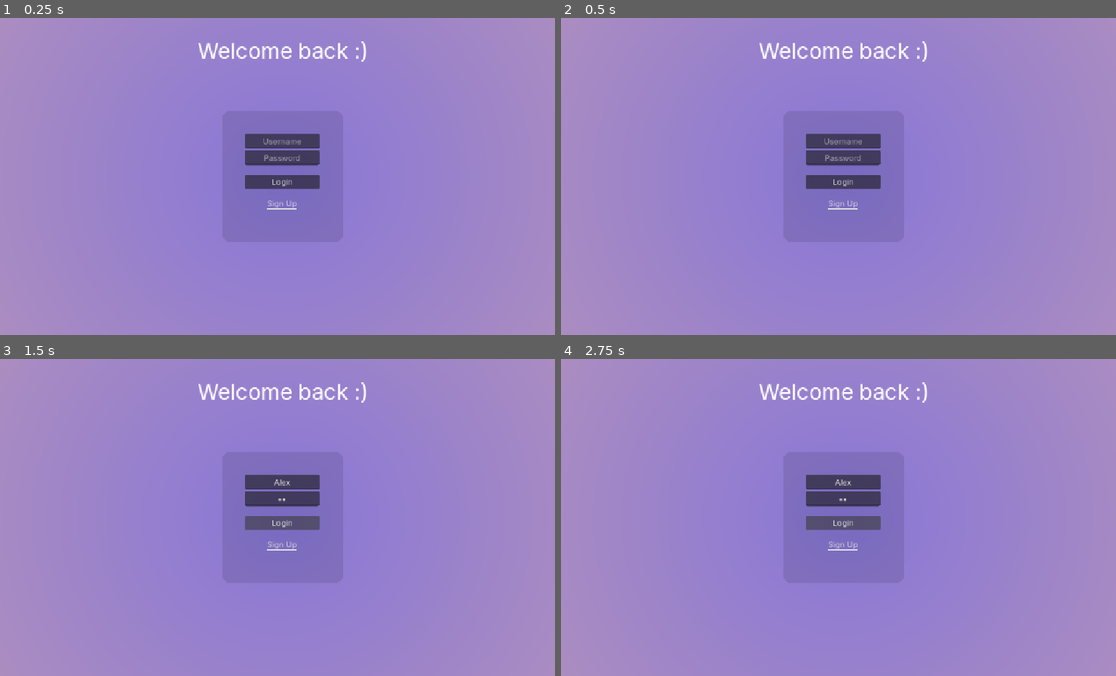
Above: before the commit, frames 1-4 (two rows, left to right).
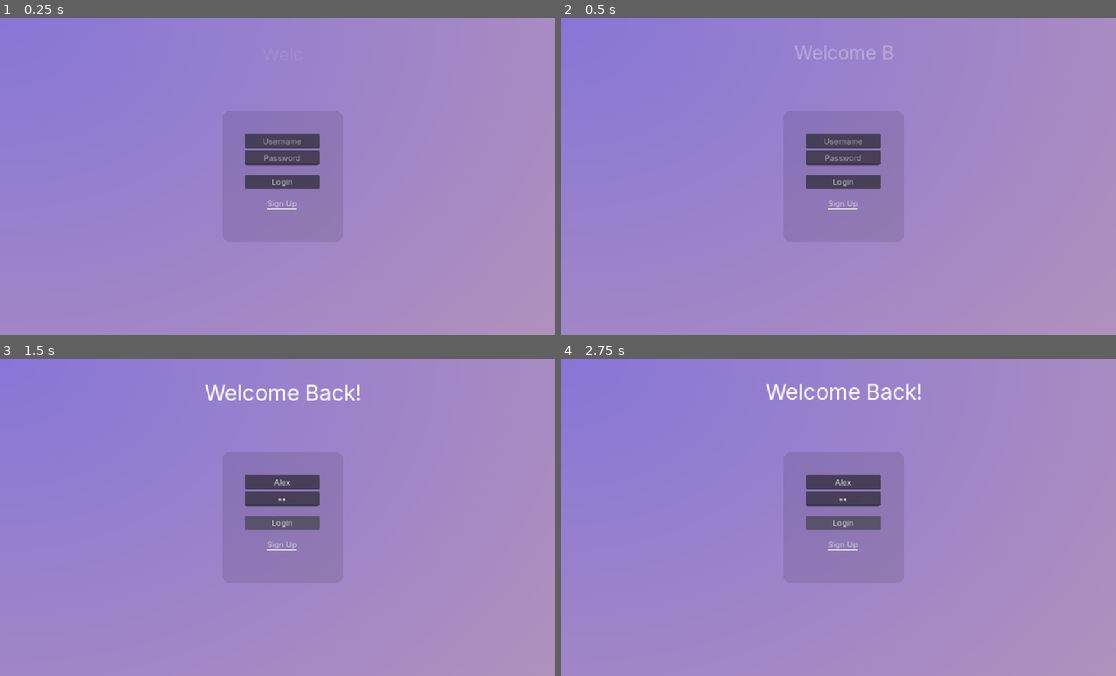
Above: after the commit, the same moments.

Repository: clride/Pernu
Game: Godot game, scene res://UI/Login/login.tscn
Same seed, same stepped clock (60 frames per second), same inputs: the game is played once before the commit and once after it.
Inputs (mouse positions are in pixels of both pictures, inside the frame that each line leads up to):
- Up to frame 1 (0.25 s): no input
- Up to frame 2 (0.5 s): no input
- Up to frame 3 (1.5 s): click (283, 482) at 0.52 s; type "Alex" at 0.6 s; click (283, 498) at 0.75 s; type "12" at 0.83 s; click "Login" at 1.25 s
- Up to frame 4 (2.75 s): click "Login" at 2 s

The runs differ from the first frame. In frame 1, 2.9% of the frame differs, in the area x 0-67%, y 0-30%; in frame 2, 3.0%; in frame 3, 3.1%; in frame 4, 3.0%.

Commit message:
Fix Scaling and add intro

Diff:
--- a/app/Objects/Globals/config.gd
+++ b/app/Objects/Globals/config.gd
@@ -1,3 +1,6 @@
 extends Node
 
-const ENDPOINT_URL = "127.0.0.1"
+const ENDPOINT_URL: String = "127.0.0.1"
+
+var username: String = ""
+var password: String = ""
--- /dev/null
+++ b/app/UI/Chat/chat.tscn
@@ -0,0 +1,47 @@
+[gd_scene format=3 uid="uid://cpuuiy4wqpu4u"]
+
+[ext_resource type="PackedScene" uid="uid://qkrm0m368upr" path="res://UI/Login/background.tscn" id="1_u4wwk"]
+
+[node name="Chat" type="Control" unique_id=1868083925]
+layout_mode = 3
+anchors_preset = 15
+anchor_right = 1.0
+anchor_bottom = 1.0
+grow_horizontal = 2
+grow_vertical = 2
+
+[node name="Background" parent="." unique_id=1585861469 instance=ExtResource("1_u4wwk")]
+layout_mode = 1
+grow_horizontal = 1
+grow_vertical = 1
+
+[node name="Scroll" type="ScrollContainer" parent="." unique_id=1539423603]
+layout_mode = 1
+anchors_preset = -1
+anchor_left = 0.26041666
+anchor_top = 0.043209877
+anchor_right = 0.6979167
+anchor_bottom = 0.86882716
+offset_left = -20.0
+offset_top = -20.0
+offset_right = 20.0
+offset_bottom = 20.0
+grow_horizontal = 2
+grow_vertical = 2
+metadata/_edit_use_anchors_ = true
+
+[node name="VBoxContainer" type="VBoxContainer" parent="Scroll" unique_id=1722533064]
+layout_mode = 2
+metadata/_edit_use_anchors_ = true
+
+[node name="LineEdit" type="LineEdit" parent="." unique_id=1266123946]
+layout_mode = 1
+anchors_preset = -1
+anchor_left = 0.24300002
+anchor_top = 0.901
+anchor_right = 0.71500003
+anchor_bottom = 0.98800004
+offset_left = 0.06399536
+offset_top = -0.84802246
+offset_right = 0.3199463
+offset_bottom = -0.22399902
--- /dev/null
+++ b/app/UI/Login/background.tscn
@@ -0,0 +1,25 @@
+[gd_scene format=3 uid="uid://qkrm0m368upr"]
+
+[sub_resource type="Gradient" id="Gradient_d5pl2"]
+colors = PackedColorArray(0.5294118, 0.4627451, 0.84313726, 1, 0.80784315, 0.6392157, 0.6666667, 1)
+
+[sub_resource type="GradientTexture2D" id="GradientTexture2D_6hqrn"]
+gradient = SubResource("Gradient_d5pl2")
+width = 3440
+height = 2560
+use_hdr = true
+fill = 1
+fill_from = Vector2(0.5, 0.5)
+repeat = 2
+
+[node name="Background" type="TextureRect" unique_id=1585861469]
+z_index = -10
+anchors_preset = 15
+anchor_right = 1.0
+anchor_bottom = 1.0
+grow_horizontal = 2
+grow_vertical = 2
+mouse_filter = 2
+texture = SubResource("GradientTexture2D_6hqrn")
+expand_mode = 1
+stretch_mode = 3
--- /dev/null
+++ b/app/UI/Login/intro.gd
@@ -0,0 +1,6 @@
+extends AnimationPlayer
+
+
+# Called when the node enters the scene tree for the first time.
+func _ready() -> void:
+	play("Intro")
--- a/app/UI/Login/login.tscn
+++ b/app/UI/Login/login.tscn
@@ -1,23 +1,123 @@
 [gd_scene format=3 uid="uid://ctylr1aydvbrg"]
 
 [ext_resource type="Shader" uid="uid://cmufv52v2tspl" path="res://Assets/Shaders/Liquidglass.gdshader" id="1_6hqrn"]
-
-[sub_resource type="Gradient" id="Gradient_d5pl2"]
-colors = PackedColorArray(0.5294118, 0.4627451, 0.84313726, 1, 0.80784315, 0.6392157, 0.6666667, 1)
-
-[sub_resource type="GradientTexture2D" id="GradientTexture2D_6hqrn"]
-gradient = SubResource("Gradient_d5pl2")
-width = 1865
-height = 1797
-fill = 1
-fill_from = Vector2(0.5, 0.5)
-repeat = 2
+[ext_resource type="PackedScene" uid="uid://qkrm0m368upr" path="res://UI/Login/background.tscn" id="1_i86tc"]
+[ext_resource type="Script" uid="uid://r4gbvhopcseh" path="res://UI/Login/intro.gd" id="3_kjh48"]
 
 [sub_resource type="ShaderMaterial" id="ShaderMaterial_i86tc"]
 shader = ExtResource("1_6hqrn")
 shader_parameter/u_roundness = 0.150000007125
 shader_parameter/u_distortion_intensity = -0.1
 shader_parameter/u_blur_intensity = 1.2
+
+[sub_resource type="Animation" id="Animation_i86tc"]
+resource_name = "Intro"
+length = 1.9615
+tracks/0/type = "value"
+tracks/0/imported = false
+tracks/0/enabled = true
+tracks/0/path = NodePath("RichTextLabel:text")
+tracks/0/interp = 1
+tracks/0/loop_wrap = true
+tracks/0/keys = {
+"times": PackedFloat32Array(0, 0.7),
+"transitions": PackedFloat32Array(1, 1),
+"update": 0,
+"values": ["", "Welcome Back!"]
+}
+tracks/1/type = "value"
+tracks/1/imported = false
+tracks/1/enabled = true
+tracks/1/path = NodePath("RichTextLabel:position")
+tracks/1/interp = 2
+tracks/1/loop_wrap = true
+tracks/1/keys = {
+"times": PackedFloat32Array(0, 1.1666666, 1.37, 1.64),
+"transitions": PackedFloat32Array(1, 1, 1, 1),
+"update": 0,
+"values": [Vector2(384, 54.035), Vector2(384, 40.4), Vector2(384, 43.03), Vector2(384, 40.4)]
+}
+tracks/2/type = "value"
+tracks/2/imported = false
+tracks/2/enabled = true
+tracks/2/path = NodePath("RichTextLabel:theme_override_font_sizes/normal_font_size")
+tracks/2/interp = 1
+tracks/2/loop_wrap = true
+tracks/2/keys = {
+"times": PackedFloat32Array(0, 1),
+"transitions": PackedFloat32Array(1, 1),
+"update": 0,
+"values": [33, 44]
+}
+tracks/3/type = "value"
+tracks/3/imported = false
+tracks/3/enabled = true
+tracks/3/path = NodePath("RichTextLabel:theme_override_colors/default_color")
+tracks/3/interp = 2
+tracks/3/loop_wrap = true
+tracks/3/keys = {
+"times": PackedFloat32Array(0, 1.28),
+"transitions": PackedFloat32Array(1, 1),
+"update": 0,
+"values": [Color(1, 1, 1, 0), Color(1, 1, 1, 1)]
+}
+
+[sub_resource type="Animation" id="Animation_kjh48"]
+length = 0.001
+tracks/0/type = "value"
+tracks/0/imported = false
+tracks/0/enabled = true
+tracks/0/path = NodePath("RichTextLabel:text")
+tracks/0/interp = 1
+tracks/0/loop_wrap = true
+tracks/0/keys = {
+"times": PackedFloat32Array(0),
+"transitions": PackedFloat32Array(1),
+"update": 1,
+"values": [""]
+}
+tracks/1/type = "value"
+tracks/1/imported = false
+tracks/1/enabled = true
+tracks/1/path = NodePath("RichTextLabel:position")
+tracks/1/interp = 1
+tracks/1/loop_wrap = true
+tracks/1/keys = {
+"times": PackedFloat32Array(0),
+"transitions": PackedFloat32Array(1),
+"update": 0,
+"values": [Vector2(384, 54.035)]
+}
+tracks/2/type = "value"
+tracks/2/imported = false
+tracks/2/enabled = true
+tracks/2/path = NodePath("RichTextLabel:theme_override_font_sizes/normal_font_size")
+tracks/2/interp = 1
+tracks/2/loop_wrap = true
+tracks/2/keys = {
+"times": PackedFloat32Array(0),
+"transitions": PackedFloat32Array(1),
+"update": 1,
+"values": [44]
+}
+tracks/3/type = "value"
+tracks/3/imported = false
+tracks/3/enabled = true
+tracks/3/path = NodePath("RichTextLabel:theme_override_colors/default_color")
+tracks/3/interp = 1
+tracks/3/loop_wrap = true
+tracks/3/keys = {
+"times": PackedFloat32Array(0),
+"transitions": PackedFloat32Array(1),
+"update": 0,
+"values": [Color(0, 0, 0, 0)]
+}
+
+[sub_resource type="AnimationLibrary" id="AnimationLibrary_4o304"]
+_data = {
+&"Intro": SubResource("Animation_i86tc"),
+&"RESET": SubResource("Animation_kjh48")
+}
 
 [node name="Menu" type="Control" unique_id=33708042]
 layout_mode = 3
@@ -33,21 +133,19 @@
 grow_vertical = 2
 metadata/_edit_lock_ = true
 
-[node name="Background" type="TextureRect" parent="." unique_id=330248413]
-z_index = -10
-layout_mode = 1
-anchors_preset = 15
-anchor_right = 1.0
-anchor_bottom = 1.0
-offset_left = -356.5
-offset_top = -574.5
-offset_right = 356.5
-offset_bottom = 574.5
-grow_horizontal = 2
-grow_vertical = 2
-mouse_filter = 2
-texture = SubResource("GradientTexture2D_6hqrn")
-metadata/_edit_lock_ = true
+[node name="Background" parent="." unique_id=1585861469 instance=ExtResource("1_i86tc")]
+layout_mode = 0
+anchors_preset = 0
+anchor_left = 0.0
+anchor_top = 0.0
+anchor_right = 0.0
+anchor_bottom = 0.0
+offset_left = 0.0
+offset_top = 0.0
+offset_right = 0.0
+offset_bottom = 0.0
+grow_horizontal = 1
+grow_vertical = 1
 
 [node name="RichTextLabel" type="RichTextLabel" parent="." unique_id=1286787122]
 layout_mode = 1
@@ -55,13 +153,13 @@
 anchor_left = 0.5
 anchor_right = 0.5
 offset_left = -192.0
-offset_top = 40.0
+offset_top = 54.035
 offset_right = 195.0
-offset_bottom = 142.0
-grow_horizontal = 2
+offset_bottom = 156.0335
+grow_horizontal = 2
+theme_override_colors/default_color = Color(0, 0, 0, 0)
 theme_override_font_sizes/normal_font_size = 44
 bbcode_enabled = true
-text = "Welcome back :)"
 horizontal_alignment = 1
 
 [node name="LoginProcess" type="Control" parent="." unique_id=2077808843]
@@ -128,3 +226,7 @@
 layout_mode = 2
 text = "Sign Up"
 uri = "http://127.0.0.1:5000"
+
+[node name="AnimationPlayer" type="AnimationPlayer" parent="." unique_id=1628021511]
+libraries/ = SubResource("AnimationLibrary_4o304")
+script = ExtResource("3_kjh48")
Not shown, added: app/UI/Login/intro.gd.uid
Not shown, changed: ws.py
